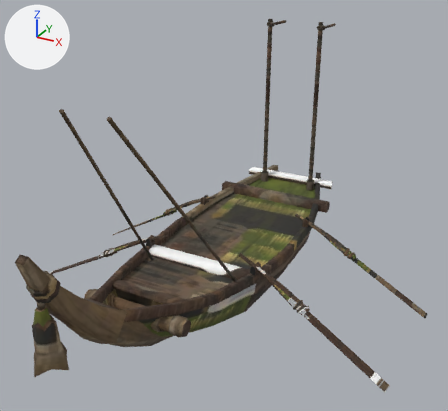
Before and after pictures for a commit that changed the glTF model public/assets/unit-models/278-rammingwasen.glb.
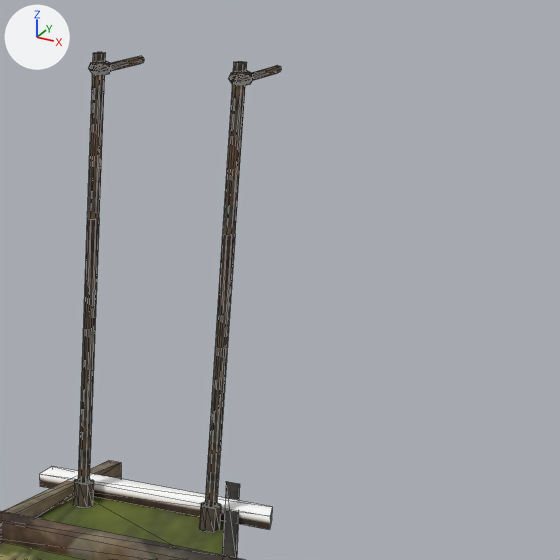
Each version is shown whole from a 50 mm camera at (3.23, -5.51, 3.83) aimed at (0.19, 0.03, 1.06), then close up on the part from 52% to 97% of the width and 0% to 49% of the height. The lights are fixed; the arrows at upper left show +X, +Y and +Z. The last two pictures show the newer version. The close-ups show mesh edges as thin lines. Vertices at exactly the same position are counted once.

The older version as bpy lines, for what is in view:
```python
me_mesh_0 = bpy.data.meshes.new('Mesh_0')
me_mesh_0.from_pydata(...)  # 1580 vertices, 3012 faces; spans x -2.34..2.33, y -2.76..2.74, z -0.38..2.78
me_mesh_0.materials.append(mat_material_0)  # picture img_image_0
ob_mesh_0 = bpy.data.objects.new('Mesh_0', me_mesh_0)
ob_mesh_0.location = (0.0, 0.0, 0.0)
```
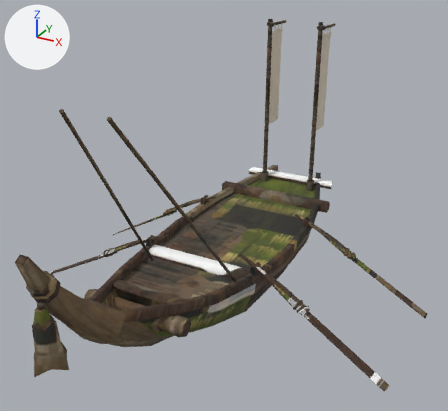
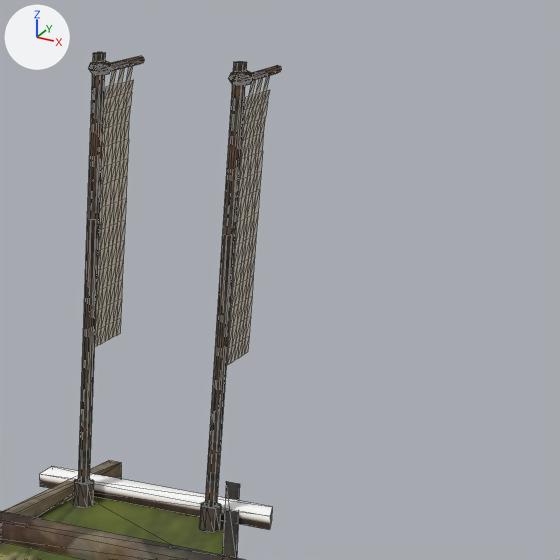
Boxes [x1, y1, x2, y2] around the edits, measured in the close-ups (560 x 560 px):
part 1 of me_mesh_0, added (pale yellow)
    after: [94, 66, 134, 347]
part 2 of me_mesh_0, added (pale yellow)
    after: [226, 75, 270, 366]

The change, as a diff of the scene's bpy script:
```diff
--- a/public/assets/unit-models/278-rammingwasen.glb.py
+++ b/public/assets/unit-models/278-rammingwasen.glb.py
@@ mat_material_1 @@
+mat_material_1 = principled_material('Material_1')
+mat_material_1.base_color = (0.72, 0.64, 0.52)  # pale yellow #ddd1bf
+mat_material_1.metallic = 0.05
+mat_material_1.roughness = 0.9
@@ me_mesh_0 @@
 # used by ob_mesh_0; location = (0.0, 0.0, 0.0)
-me_mesh_0.from_pydata(...)  # 1580 vertices, 3012 faces; spans x -2.34..2.33, y -2.76..2.74, z -0.38..2.78
+me_mesh_0.from_pydata(...)  # 1858 vertices, 3442 faces; spans x -2.34..2.33, y -2.76..2.74, z -0.38..2.78
+# me_mesh_0 part 1: a new loose piece of 139 vertices spanning x -0.36..-0.33, y 2.32..2.71, z 1.31..2.7, in mat_material_1 (pale yellow #ddd1bf)
+# me_mesh_0 part 2: a new loose piece of 139 vertices spanning x 0.35..0.38, y 2.32..2.71, z 1.31..2.7, in mat_material_1 (pale yellow #ddd1bf)
 me_mesh_0.materials.append(mat_material_0)
+me_mesh_0.materials.append(mat_material_1)  # pale yellow #ddd1bf
```
